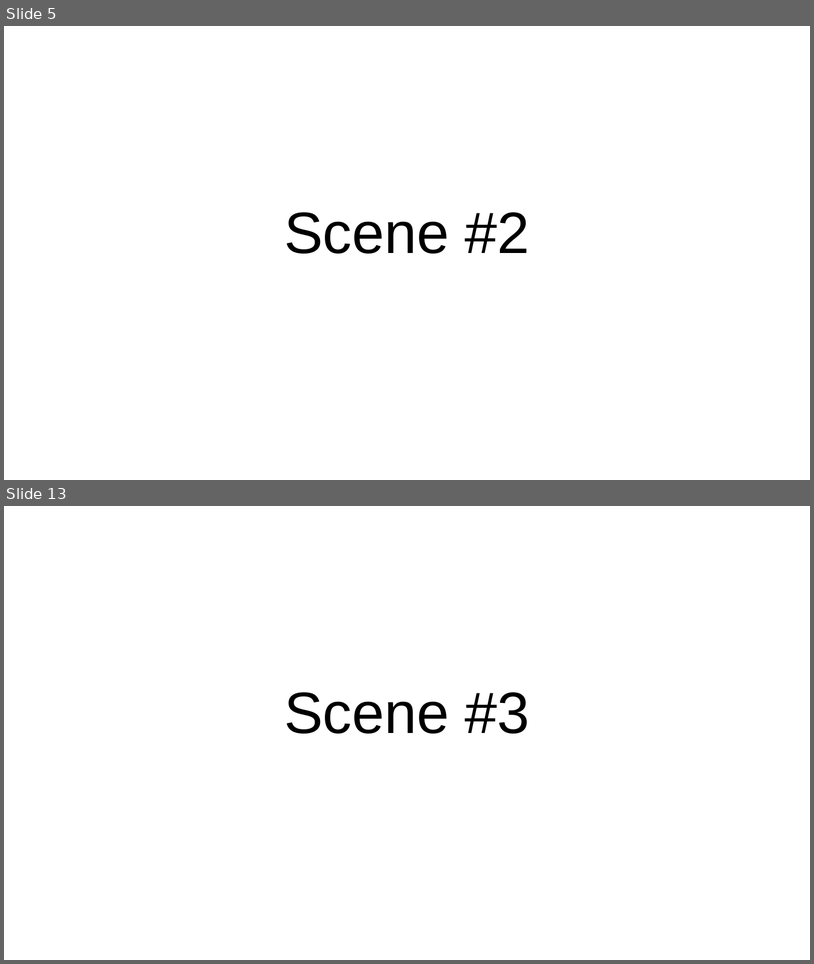
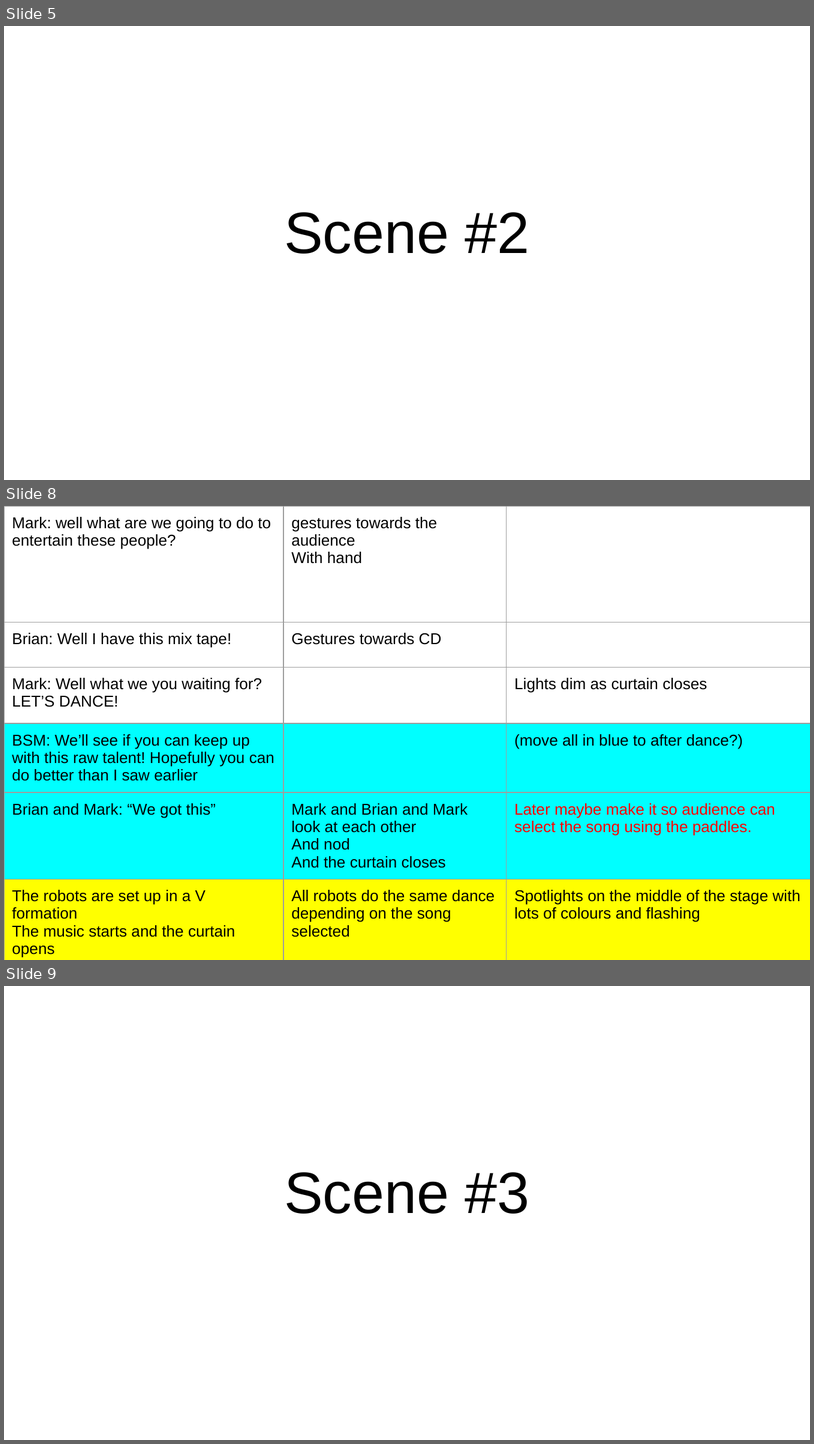
Before and after one commit to poanessa/RobotTheater2017, a slide deck: Capstone play_ Motion Library.pptx. Shown one above the other, each under a label of ours: slides 5 and 13 before the commit, slides 5, 8 and 9 after it; the slides between them are not shown. The pictures are 814x964 and 814x1444 pixels, drawn with LibreOffice and Linux fonts; fonts in the diff are those of the drawing. Boxes give left, top, right and bottom in pixels: in the first picture for what was removed or moved away, otherwise in the second. Text is boxed around its words. In the diff, an @@ line names an element or a change of style, - is before the commit and + after.

```diff
--- a/Capstone play_ Motion Library.pptx
+++ b/Capstone play_ Motion Library.pptx
@@ slide 8 added at [4, 506, 810, 960], background #FFFFFF @@
@@ table added at [4, 506, 810, 960], 6 rows, 3 columns @@
+Mark: well what are we going to do to entertain these people? | gestures towards the audience / With hand | 
+Brian: Well I have this mix tape! | Gestures towards CD | 
+Mark: Well what we you waiting for? / LET’S DANCE! |  | Lights dim as curtain closes
+BSM: We’ll see if you can keep up with this raw talent! Hopefully you can do better than I saw earlier |  | (move all in blue to after dance?)
+Brian and Mark: “We got this” | Mark and Brian and Mark look at each other / And nod / And the curtain closes | Later maybe make it so audience can select the song using the paddles.
+The robots are set up in a V formation / The music starts and the curtain opens | All robots do the same dance depending on the song selected | Spotlights on the middle of the stage with lots of colours and flashing
@@ what was slide 13 is now slide 9 @@
```
Also in this commit, not shown: 1 slide changed, 10 other slides added, 9 slides removed.
